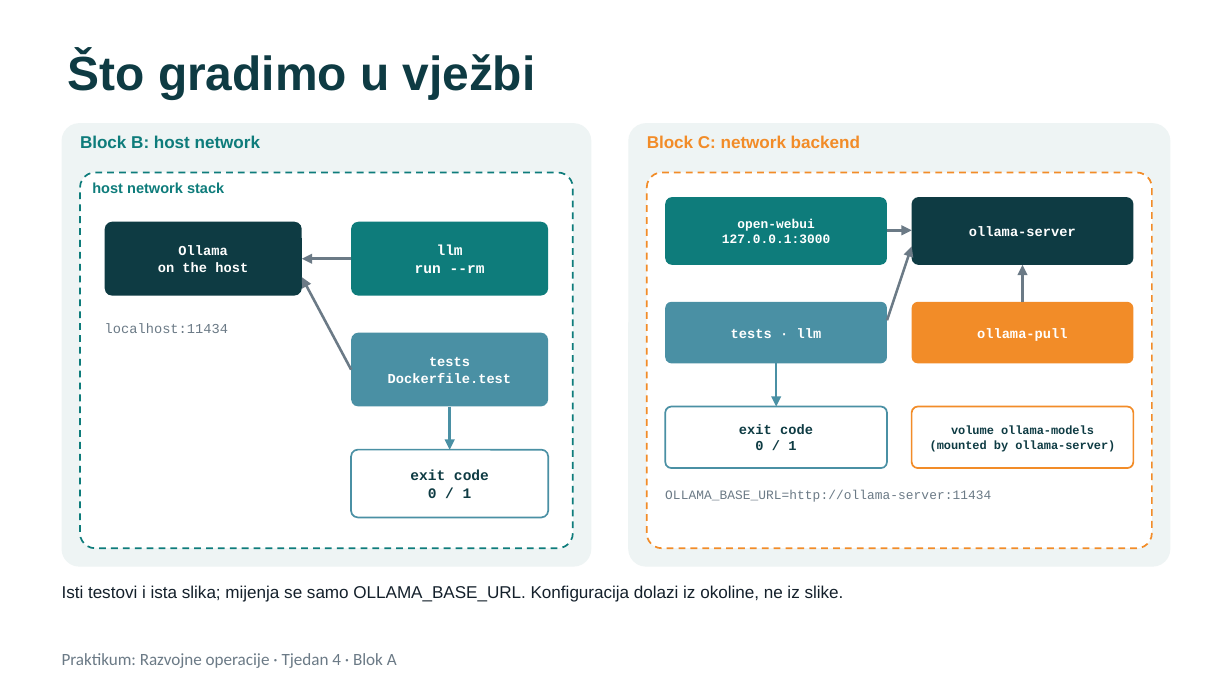
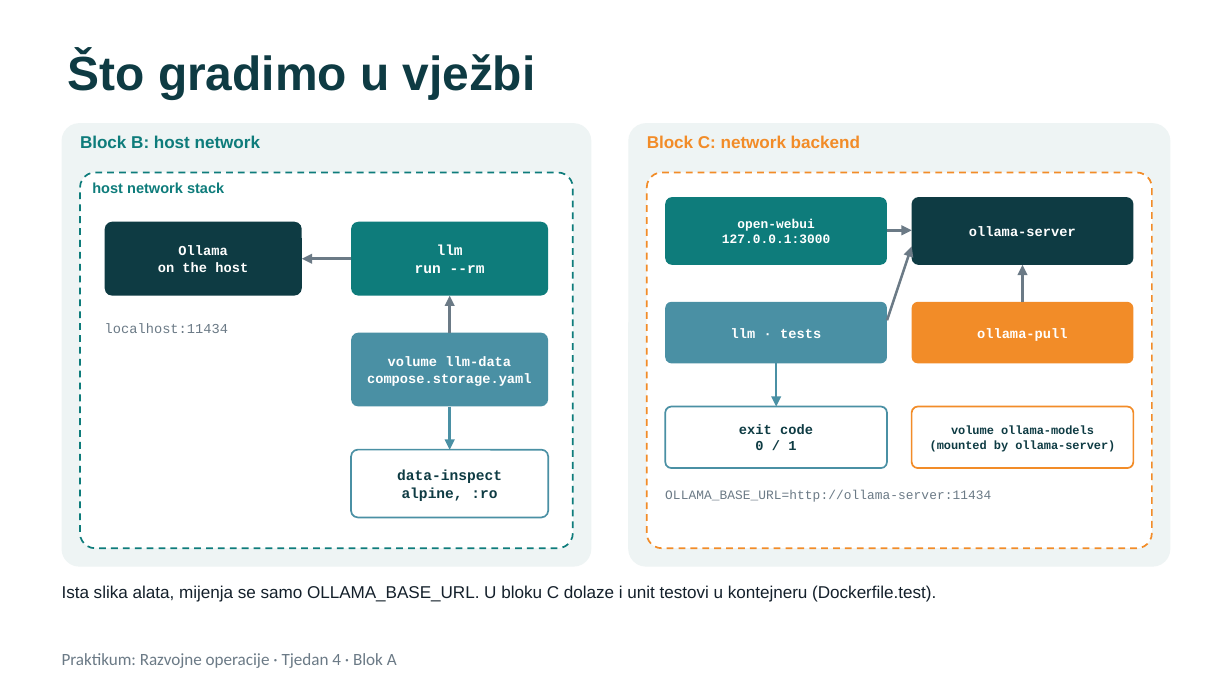
Before and after one commit to unipu-pro/praktikum, a slide deck: slide 26 of 4. Docker Compose i testovi/blok-a-predavanje.pptx. Drawn at 1232x693 pixels with LibreOffice and Linux fonts; fonts in the diff are those of the drawing. Boxes give left, top, right and bottom in pixels: in the first picture for what was removed or moved away, otherwise in the second. Text is boxed around its words. In the diff, an @@ line names an element or a change of style, - is before the commit and + after.

Commit message:
perf(compose): week 4

```diff
--- a/4. Docker Compose i testovi/blok-a-predavanje.pptx
+++ b/4. Docker Compose i testovi/blok-a-predavanje.pptx
@@ arrow moved from (351, 370) - (302, 277) to (450, 333) - (450, 296) @@
@@ text at [731,328,821,338]: text changed @@
-tests · llm
+llm · tests
@@ text at [367,356,532,386]: text changed @@
-tests
-Dockerfile.test
+volume llm-data
+compose.storage.yaml
@@ text at [397,470,502,501]: text changed @@
-exit code
-0 / 1
+data-inspect
+alpine, :ro
@@ text at [62,585,936,602]: text changed @@
-Isti testovi i ista slika; mijenja se samo OLLAMA_BASE_URL. Konfiguracija dolazi iz okoline, ne iz slike.
+Ista slika alata, mijenja se samo OLLAMA_BASE_URL. U bloku C dolaze i unit testovi u kontejneru (Dockerfile.test).
```
Also in this commit, not shown: 5 other slides changed, 5 other files.
